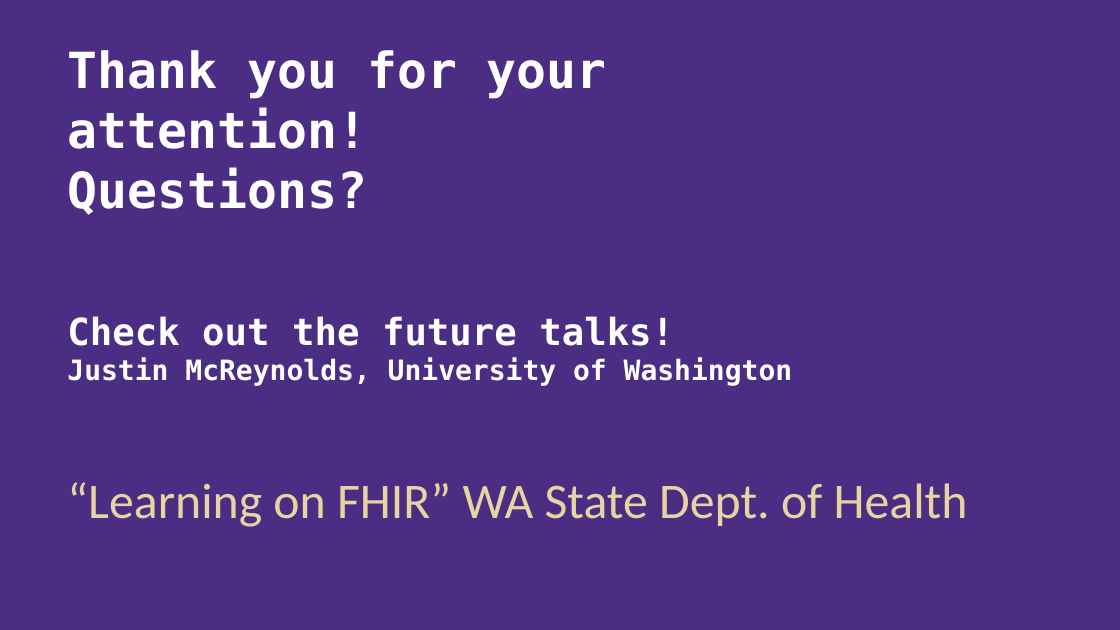
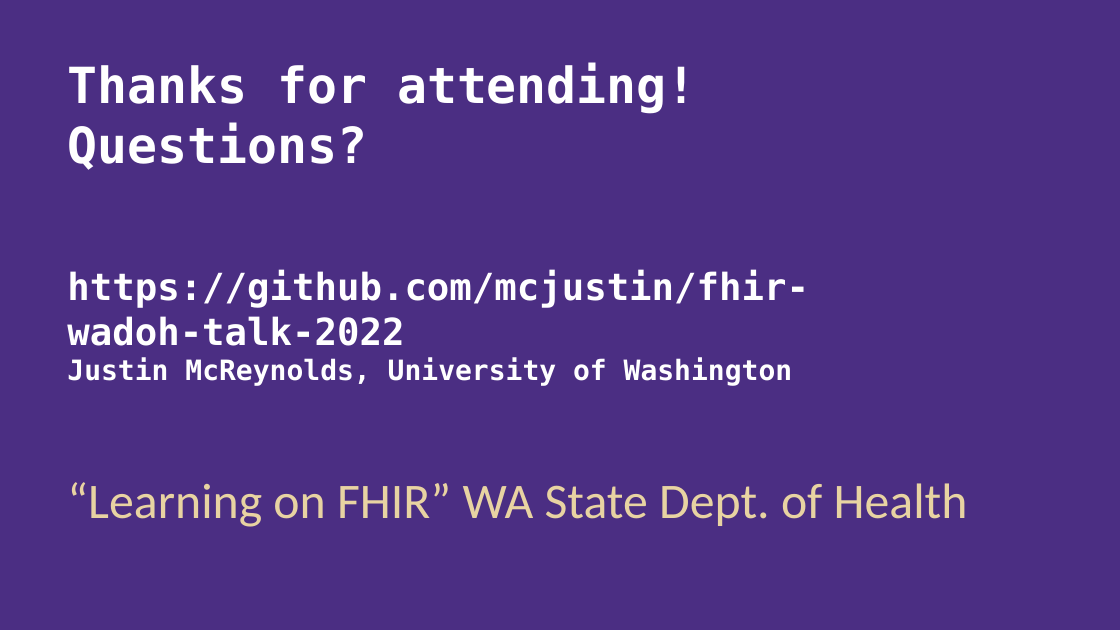
Before and after one commit to mcjustin/fhir-wadoh-talk-2022, a slide deck: slide 20 of McReynolds.fhir.for.wa.doh.2022.pptx (slide 21 before the commit). Drawn at 1120x630 pixels with LibreOffice and Linux fonts; fonts in the diff are those of the drawing; background and template pictures are left out. Boxes give left, top, right and bottom in pixels: in the first picture for what was removed or moved away, otherwise in the second. Text is boxed around its words. In the diff, an @@ line names an element or a change of style, - is before the commit and + after.

```diff
--- a/McReynolds.fhir.for.wa.doh.2022.pptx
+++ b/McReynolds.fhir.for.wa.doh.2022.pptx
@@ title at [67,63,809,386]: text changed; size 18 to 24 pt @@
-Thank you for your attention!
-Questions?
-Check out the future talks!
-Justin McReynolds, University of Washington
+Thanks for attending!
+Questions?
+https://github.com/mcjustin/fhir-wadoh-talk-2022
+Justin McReynolds, University of Washington
```
Also in this commit, not shown: 13 other slides changed, 2 slides added.
